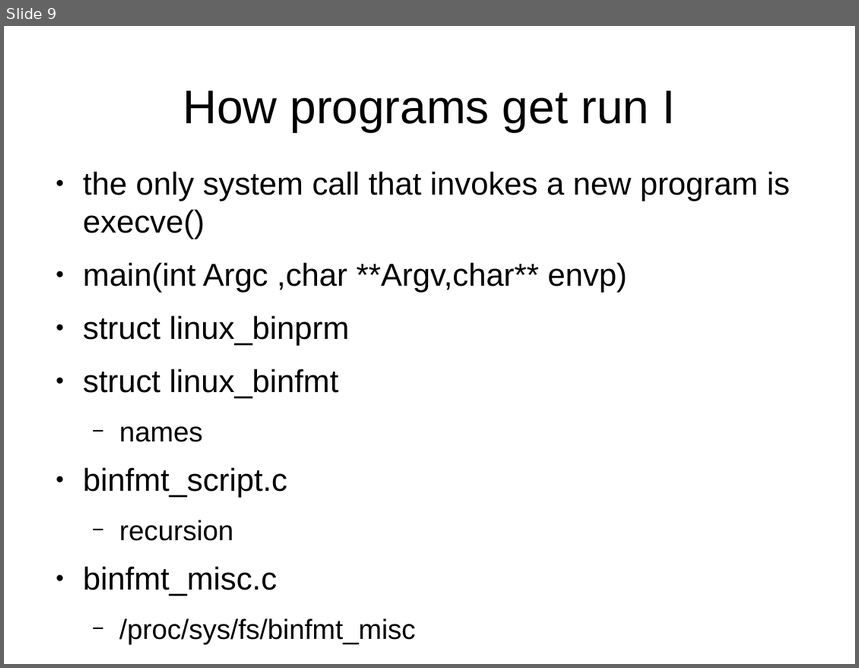
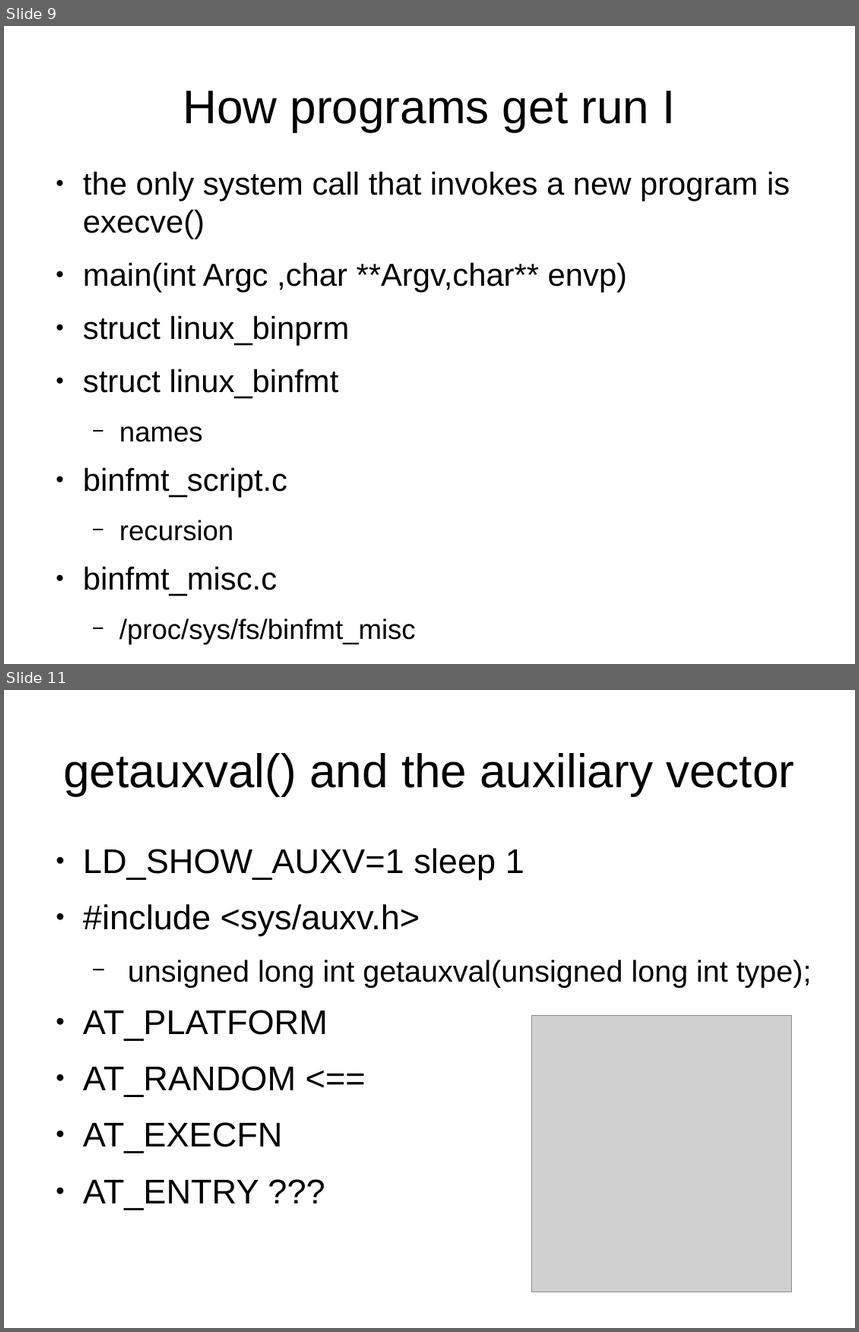
Before and after one commit to gomord/posix_locks, a slide deck: how_canarys_start/canarys/canarys.odp. Shown one above the other, each under a label of ours: slide 9 before the commit, slides 9 and 11 after it; the slides between them are not shown. The pictures are 859x668 and 859x1332 pixels, drawn with LibreOffice and Linux fonts; fonts in the diff are those of the drawing; grey boxes stand for pictures. Boxes give left, top, right and bottom in pixels: in the first picture for what was removed or moved away, otherwise in the second. Text is boxed around its words. In the diff, an @@ line names an element or a change of style, - is before the commit and + after.

```diff
--- a/how_canarys_start/canarys/canarys.odp
+++ b/how_canarys_start/canarys/canarys.odp
@@ slide 11 added at bbox=[4, 690, 855, 1328], background #FFFFFF @@
@@ title added at bbox=[63, 753, 794, 796], 44 pt, text #000000 @@
+getauxval() and the auxiliary vector
@@ text added at bbox=[83, 848, 812, 1210], 32 pt, text #000000 @@
+● LD_SHOW_AUXV=1 sleep 1
+● #include <sys/auxv.h>
+  − unsigned long int getauxval(unsigned long int type);
+● AT_PLATFORM
+● AT_RANDOM <==
+● AT_EXECFN
+● AT_ENTRY ???
@@ picture added at bbox=[532, 1016, 792, 1293] @@
```
Also in this commit, not shown: 1 slide changed, 4 other slides added, 1 slide removed.
